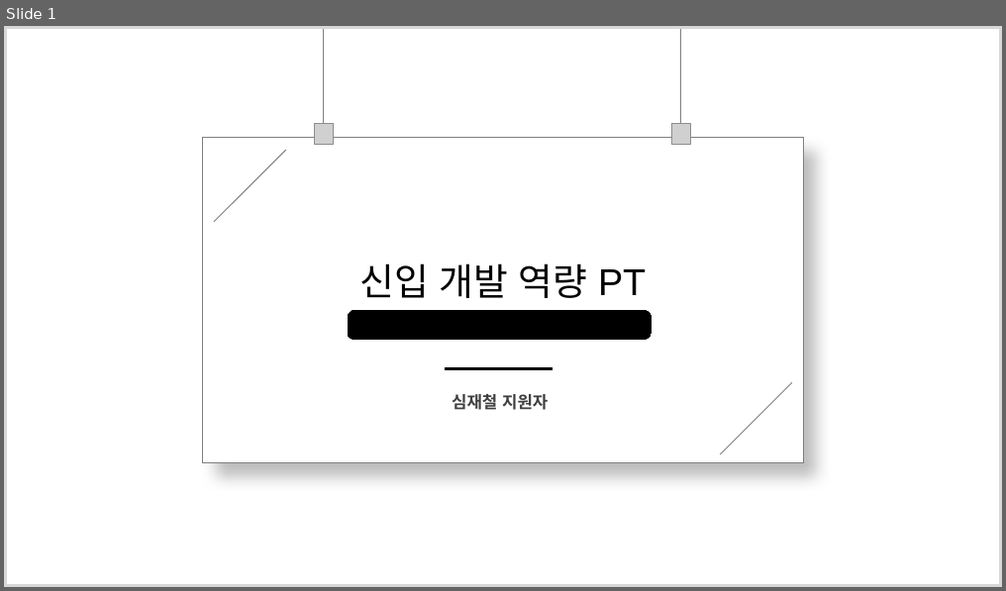
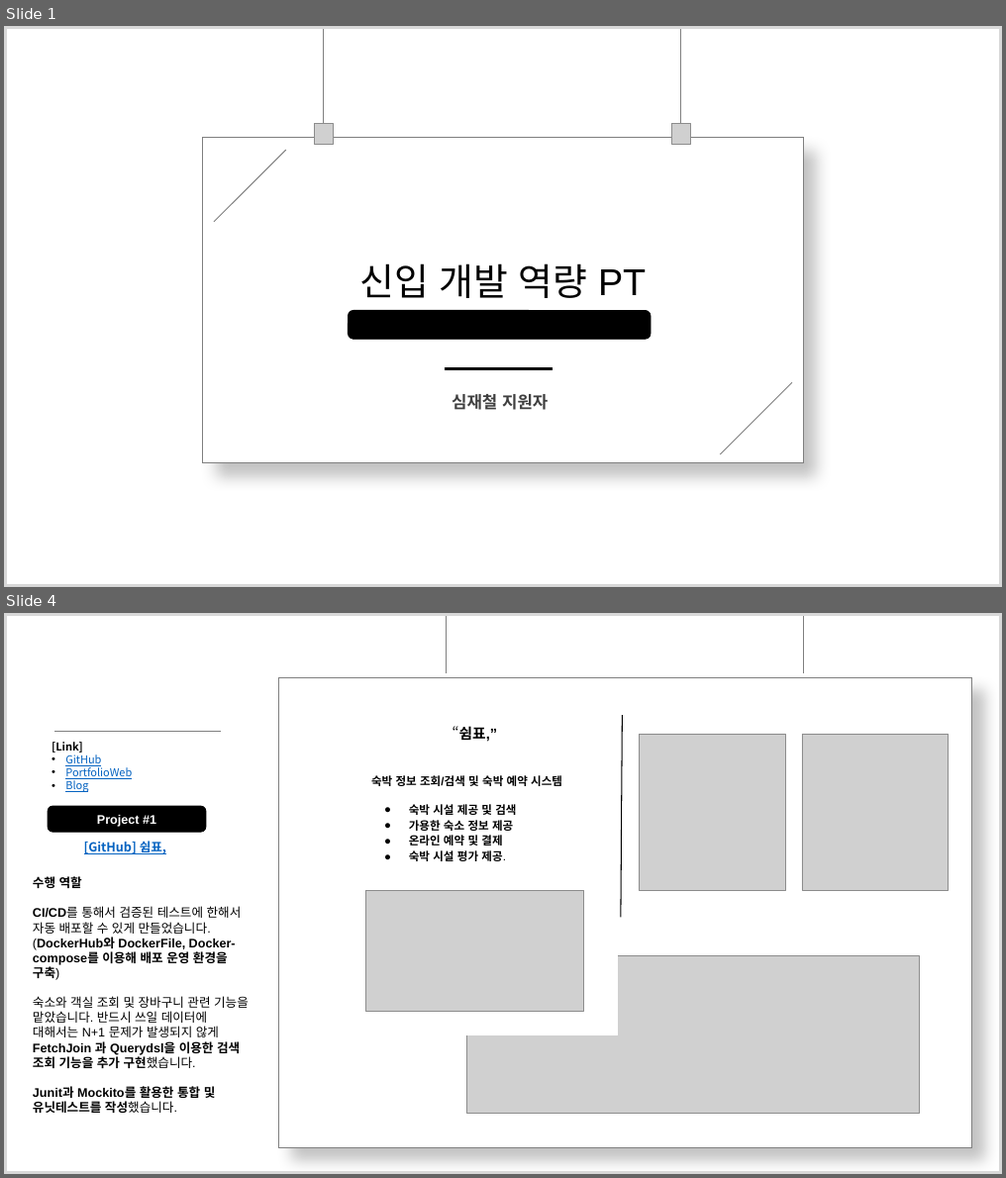
Before and after one commit to wocjf0513/portfolio-ppt, a slide deck: 심재철PT.pptx. Shown one above the other, each under a label of ours: slide 1 before the commit, slides 1 and 4 after it; the slides between them are not shown. The pictures are 1006x591 and 1006x1178 pixels, drawn with LibreOffice and Linux fonts; fonts in the diff are those of the drawing; grey boxes stand for pictures; background and template pictures are left out. Boxes give left, top, right and bottom in pixels: in the first picture for what was removed or moved away, otherwise in the second. Text is boxed around its words. In the diff, an @@ line names an element or a change of style, - is before the commit and + after.

Commit message:
fix: 추가 프로젝트에 의한 ppt 수정

```diff
--- a/심재철PT.pptx
+++ b/심재철PT.pptx
@@ slide 4 added at (4,613,1002,1174), background #FFFFFF @@
@@ rectangle added at (4,613,1002,1174), outline #D8D8D8 5 pt @@
@@ line added from (447, 613) to (447, 672), #7F7F7F 1 pt @@
@@ line added from (804, 613) to (804, 672), #7F7F7F 1 pt @@
@@ rectangle added at (48,651,124,723), fill #FFFFFF, outline #FFFFFF 0.75 pt @@
@@ rectangle added at (124,687,221,723), fill #FFFFFF @@
@@ rectangle added at (279,678,973,1149), fill #FFFFFF, outline #7F7F7F 1 pt @@
@@ line added from (54, 731) to (221, 731), #7F7F7F 1 pt @@
@@ text added at (371,726,562,861), 11 pt, text #000000, bold @@
+“쉼표,”
+숙박 정보 조회/검색 및 숙박 예약 시스템
+● 숙박 시설 제공 및 검색
+● 가용한 숙소 정보 제공
+● 온라인 예약 및 결제
+● 숙박 시설 평가 제공.
@@ line added from (623, 715) to (621, 918), #000000 1 pt @@
@@ rectangle added at (45,742,235,796), fill #FFFFFF @@
@@ text added at (52,742,132,792), 10.5 pt, text #0563C1, underline @@
+[Link]
+• GitHub
+• PortfolioWeb
+• Blog
@@ text added at (60,747,155,775), 12 pt, text #3F3F3F @@
+2018 기획공방 하반기 공채
+김공방 포트폴리오
@@ picture added at (640,734,786,890) @@
@@ picture added at (802,734,948,890) @@
@@ rounded rectangle added at (48,806,205,833), fill #000000, outline #000000 0.75 pt @@
@@ text added at (97,815,156,827), 12 pt, text #FFFFFF, bold @@
+Project #1
@@ text added at (84,841,166,855), 12 pt, text #0563C1, bold, underline @@
+[GitHub] 쉼표,
@@ text added at (33,876,249,1113), 12 pt, text #000000, bold @@
+수행 역할
+CI/CD를 통해서 검증된 테스트에 한해서 자동 배포할 수 있게 만들었습니다. (DockerHub와 DockerFile, Docker-compose를 이용해 배포 운영 환경을 구축)
+숙소와 객실 조회 및 장바구니 관련 기능을 맡았습니다. 반드시 쓰일 데이터에 대해서는 N+1 문제가 발생되지 않게 FetchJoin 과 Querydsl을 이용한 검색 조회 기능을 추가 구현했습니다.
+Junit과 Mockito를 활용한 통합 및 유닛테스트를 작성했습니다.
@@ picture added at (365,891,584,1011) @@
@@ rectangle added at (463,946,617,1035), fill #FFFFFF, outline #FFFFFF 0.75 pt @@
@@ picture added at (467,956,920,1114) @@
```
Also in this commit, not shown: 6 other slides changed.
